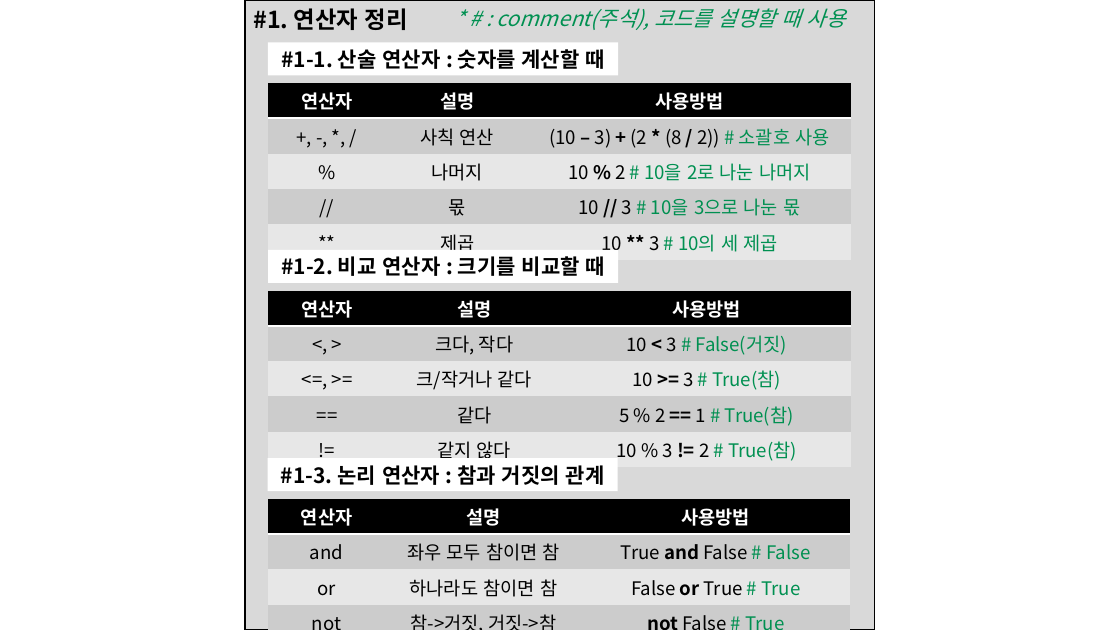
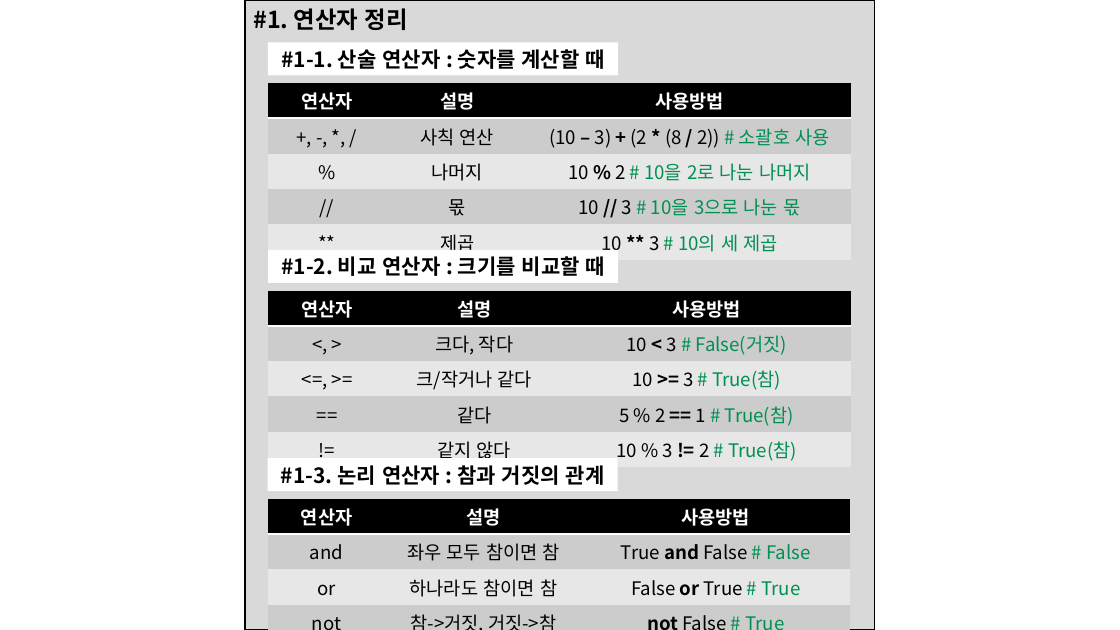
Before and after one commit to greatsong/python2022, a slide deck: slide 2 of 2022파이썬기초문법정리(220320,3-반복문까지).pptx (slide 1 before the commit). Drawn at 1120x630 pixels with LibreOffice and Linux fonts; fonts in the diff are those of the drawing. Boxes give left, top, right and bottom in pixels: in the first picture for what was removed or moved away, otherwise in the second. Text is boxed around its words. In the diff, an @@ line names an element or a change of style, - is before the commit and + after.

```diff
--- a/2022파이썬기초문법정리(220320,3-반복문까지).pptx
+++ b/2022파이썬기초문법정리(220320,3-반복문까지).pptx
@@ text removed at bbox=[497, 8, 846, 30] @@
-* # : comment(주석), 코드를 설명할 때 사용
```
Also in this commit, not shown: 1 slide added, 1 other file.
